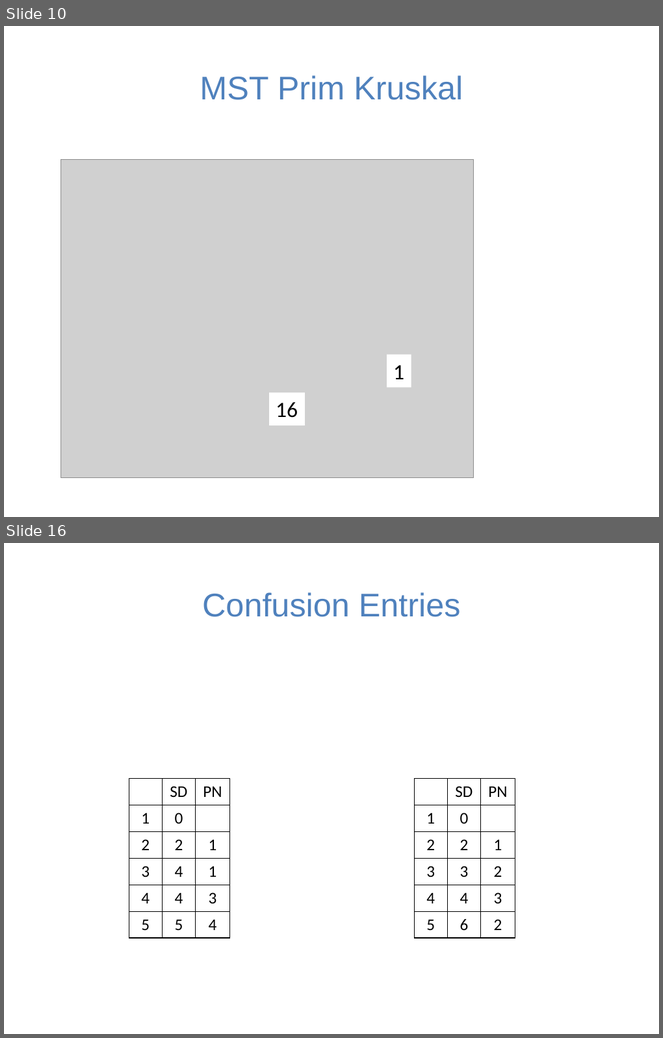
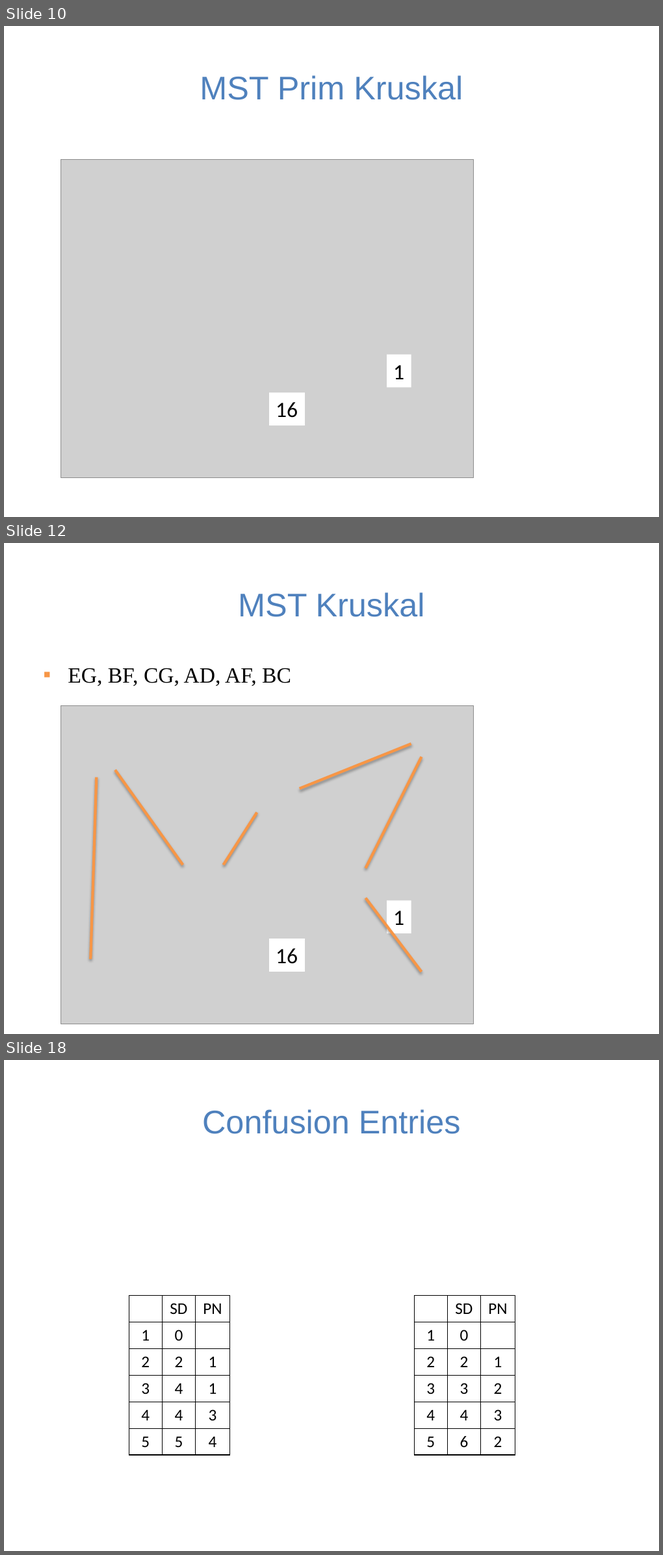
Before and after one commit to guhofstra/CSC111Fa25, a slide deck: FinalExamRelated.pptx. Shown one above the other, each under a label of ours: slides 10 and 16 before the commit, slides 10, 12 and 18 after it; the slides between them are not shown. The pictures are 663x1038 and 663x1555 pixels, drawn with LibreOffice and Linux fonts; fonts in the diff are those of the drawing; grey boxes stand for pictures. Boxes give left, top, right and bottom in pixels: in the first picture for what was removed or moved away, otherwise in the second. Text is boxed around its words. In the diff, an @@ line names an element or a change of style, - is before the commit and + after.

```diff
--- a/FinalExamRelated.pptx
+++ b/FinalExamRelated.pptx
@@ slide 12 added at [4, 543, 659, 1034], background #FFFFFF @@
@@ title added at [238, 592, 425, 617], 36 pt, text #4F81BD @@
+MST Kruskal
@@ text added at [68, 668, 291, 686], 24 pt, text #000000 @@
+▪ EG, BF, CG, AD, AF, BC
@@ picture added at [61, 706, 474, 1025] @@
@@ line added from (412, 744) to (300, 789), #F79646 3 pt @@
@@ line added from (115, 771) to (183, 865), #F79646 3 pt @@
@@ line added from (421, 757) to (365, 869), #F79646 3 pt @@
@@ line added from (96, 778) to (90, 960), #F79646 3 pt @@
@@ line added from (257, 813) to (224, 865), #F79646 3 pt @@
@@ line added from (421, 972) to (365, 898), #F79646 3 pt @@
@@ rectangle added at [387, 901, 411, 934], fill #FFFFFF, 24 pt, text #000000 @@
+1
@@ rectangle added at [269, 939, 305, 971], fill #FFFFFF, 24 pt, text #000000 @@
+16
@@ what was slide 16 is now slide 18 @@
```
Also in this commit, not shown: 1 slide changed, 2 other slides added, 2 other files.
